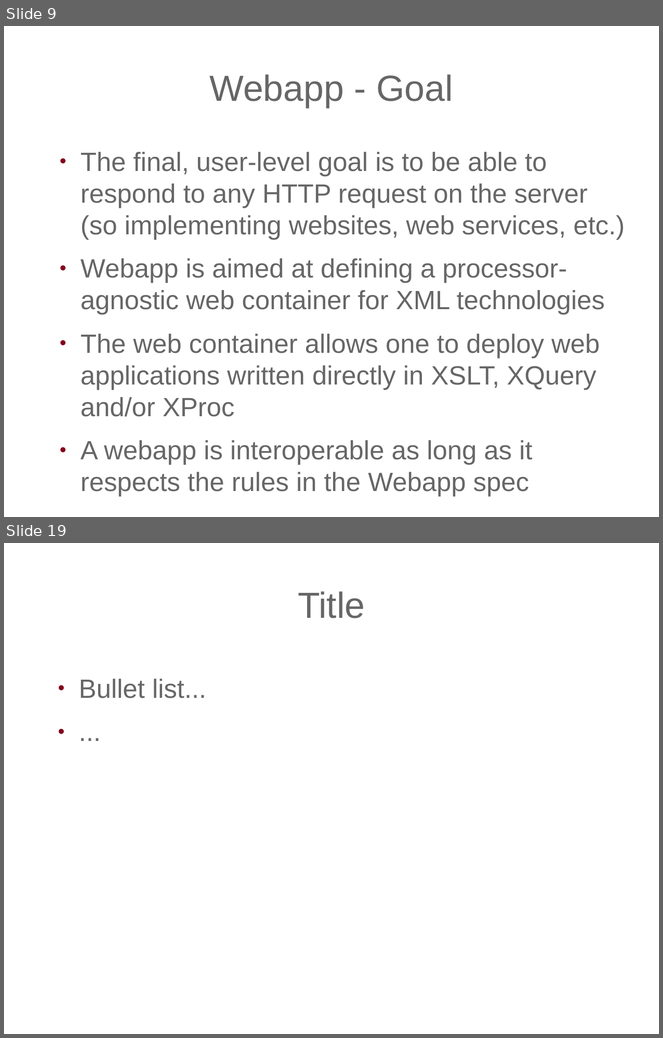
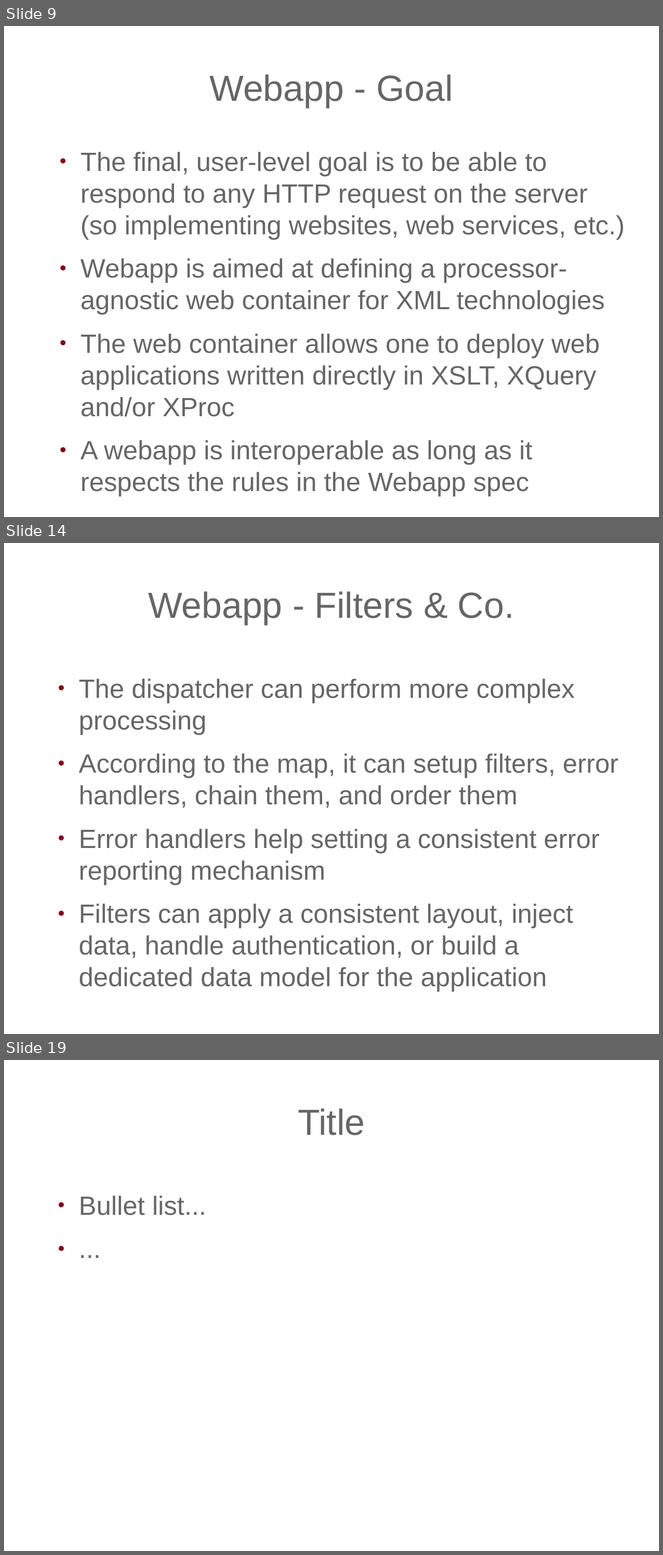
Before and after one commit to expath/expath-www, a slide deck: misc/2011-prague/presentation/fgeorges-servlex.odp. Shown one above the other, each under a label of ours: slides 9 and 19 before the commit, slides 9, 14 and 19 after it; the slides between them are not shown. The pictures are 663x1038 and 663x1555 pixels, drawn with LibreOffice and Linux fonts; fonts in the diff are those of the drawing; background and template pictures are left out. Boxes give left, top, right and bottom in pixels: in the first picture for what was removed or moved away, otherwise in the second. Text is boxed around its words. In the diff, an @@ line names an element or a change of style, - is before the commit and + after.

```diff
--- a/misc/2011-prague/presentation/fgeorges-servlex.odp
+++ b/misc/2011-prague/presentation/fgeorges-servlex.odp
@@ slide 14 added at <box>4,543,659,1034</box>, background picture (left out) @@
@@ title added at <box>148,591,515,625</box>, 44 pt, text #666666 @@
+Webapp - Filters & Co.
@@ text added at <box>79,679,619,992</box>, 32 pt, text #666666 @@
+● The dispatcher can perform more complex processing
+● According to the map, it can setup filters, error handlers, chain them, and order them
+● Error handlers help setting a consistent error reporting mechanism
+● Filters can apply a consistent layout, inject data, handle authentication, or build a dedicated data model for the application
```
Also in this commit, not shown: 8 slides changed, 5 other slides added, 16 slides removed, 2 other files.
